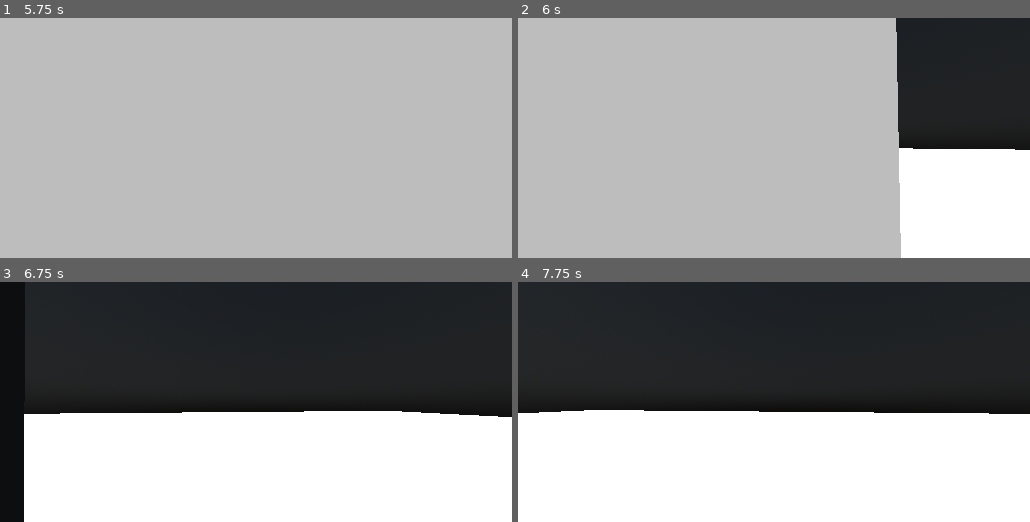
Above: before the commit, frames 1-4 (two rows, left to right).
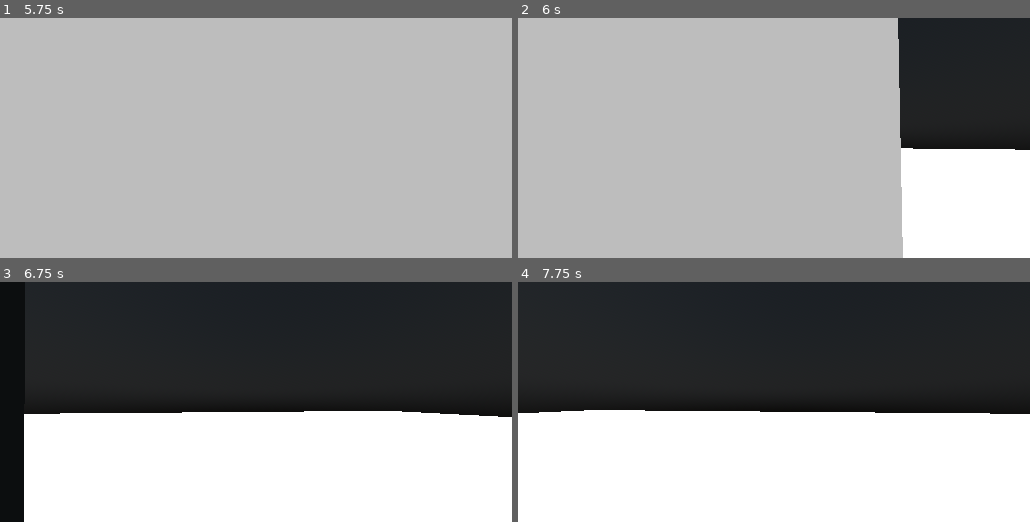
Above: after the commit, the same moments.

Repository: D7x8/Jame-Gam-28
Game: Godot game, scene res://scenes/main.tscn
Same seed, same stepped clock (60 frames per second), same inputs: the game is played once before the commit and once after it. Before the commit the project starts from res://main.tscn.
Inputs (mouse positions are in pixels of both pictures, inside the frame that each line leads up to):
- Up to frame 1 (5.75 s): move the mouse to (281, 138) at 0.52 s; hold W (forward) from 0.53 s (still down); tap E (interact) every 1.5 s from 0.6 to 5.1 s; tap Space (jump) at 0.77, 1.52, 3.02, 3.5, 3.77, 4.52, 5 s; move the mouse to (230, 138) at 1.27 s; tap Shift (sprint) at 1.35, 2.85, 4.35 s; move the mouse to (266, 133) at 2.02 s; tap Enter at 2.75, 4.25 s; move the mouse to (250, 142) at 2.77 s; move the mouse to (291, 140) at 3.52 s; move the mouse to (215, 135) at 4.27 s; move the mouse to (261, 138) at 5.02 s
- Up to frame 2 (6 s): tap Enter at 5.75 s; move the mouse to (753, 133) at 5.77 s; release W (forward) at 5.78 s; hold D (right) from 5.78 s (still down); tap Shift (sprint) at 5.85 s
- Up to frame 3 (6.75 s): tap Space (jump) at 6.02 s; move the mouse to (281, 402) at 6.52 s; release D (right) at 6.53 s; hold W (forward) from 6.53 s (still down); tap E (interact) at 6.6 s
- Up to frame 4 (7.75 s): keep holding W (forward); tap Space (jump) at 6.77, 7.52 s; move the mouse to (748, 402) at 7.27 s; tap Shift (sprint) at 7.35 s

Frame 1 is identical in both runs. In frame 2, 0.4% of the frame differs, in the area x 73-76%, y 0-100%; in frame 3, less than 0.1%; in frame 4, less than 0.1%.

Commit message:
Moving things around & test tower

Diff:
--- a/project.godot
+++ b/project.godot
@@ -11,9 +11,9 @@
 [application]
 
 config/name="Jame Gam 24"
-run/main_scene="res://main.tscn"
+run/main_scene="res://scenes/main.tscn"
 config/features=PackedStringArray("4.2", "Forward Plus")
-config/icon="res://icon.svg"
+config/icon="res://resources/icon.svg"
 
 [display]
 
--- a/main.tscn
+++ b/scenes/main.tscn
@@ -1,10 +1,11 @@
-[gd_scene load_steps=11 format=3 uid="uid://cityhmurcx2b8"]
+[gd_scene load_steps=12 format=3 uid="uid://cityhmurcx2b8"]
 
-[ext_resource type="PackedScene" uid="uid://da6p7xugiti5x" path="res://player.tscn" id="1_f4pid"]
-[ext_resource type="Material" uid="uid://bb43ngplsfis2" path="res://addons/flexible_toon_shader/FlexibleToonMaterial.tres" id="2_g7k4f"]
+[ext_resource type="PackedScene" uid="uid://da6p7xugiti5x" path="res://scenes/player.tscn" id="1_oicmh"]
+[ext_resource type="Material" uid="uid://bb43ngplsfis2" path="res://addons/flexible_toon_shader/FlexibleToonMaterial.tres" id="2_lvjju"]
+[ext_resource type="PackedScene" uid="uid://b5cllyobt01b6" path="res://scenes/test_tower.tscn" id="3_4yqrl"]
 
 [sub_resource type="PlaneMesh" id="PlaneMesh_cblll"]
-material = ExtResource("2_g7k4f")
+material = ExtResource("2_lvjju")
 
 [sub_resource type="BoxShape3D" id="BoxShape3D_kjgbi"]
 size = Vector3(1, 0.013916, 1)
@@ -25,14 +26,14 @@
 [sub_resource type="CameraAttributesPractical" id="CameraAttributesPractical_iti21"]
 
 [sub_resource type="BoxMesh" id="BoxMesh_78u6r"]
-material = ExtResource("2_g7k4f")
+material = ExtResource("2_lvjju")
 
 [sub_resource type="BoxShape3D" id="BoxShape3D_qj8ow"]
 size = Vector3(1, 6.65332, 1)
 
 [node name="Main" type="Node3D"]
 
-[node name="Player" parent="." instance=ExtResource("1_f4pid")]
+[node name="Player" parent="." instance=ExtResource("1_oicmh")]
 transform = Transform3D(1, 0, 0, 0, 1, 0, 0, 0, 1, 0, 2.25268, 0)
 
 [node name="Ground" type="StaticBody3D" parent="."]
@@ -64,3 +65,5 @@
 [node name="Collider" type="CollisionShape3D" parent="Flower"]
 transform = Transform3D(3, 0, 0, 0, 3, 0, 0, 0, 3, 0, 0, 0)
 shape = SubResource("BoxShape3D_qj8ow")
+
+[node name="TestTower" parent="." instance=ExtResource("3_4yqrl")]
--- a/player.tscn
+++ b/scenes/player.tscn
@@ -1,6 +1,6 @@
 [gd_scene load_steps=5 format=3 uid="uid://da6p7xugiti5x"]
 
-[ext_resource type="Script" path="res://Player.gd" id="1_plm0u"]
+[ext_resource type="Script" path="res://scripts/Player.gd" id="1_plm0u"]
 [ext_resource type="Material" uid="uid://bb43ngplsfis2" path="res://addons/flexible_toon_shader/FlexibleToonMaterial.tres" id="2_fjjb6"]
 
 [sub_resource type="CapsuleShape3D" id="CapsuleShape3D_ioq6e"]
--- /dev/null
+++ b/scenes/test_tower.tscn
@@ -0,0 +1,15 @@
+[gd_scene load_steps=3 format=3 uid="uid://b5cllyobt01b6"]
+
+[sub_resource type="BoxMesh" id="BoxMesh_xn10s"]
+
+[sub_resource type="BoxShape3D" id="BoxShape3D_a5n4v"]
+
+[node name="TestTower" type="StaticBody3D"]
+transform = Transform3D(1, 0, 0, 0, 1, 0, 0, 0, 1, 0, 1.45209, 6.8301)
+metadata/_edit_group_ = true
+
+[node name="Mesh" type="MeshInstance3D" parent="."]
+mesh = SubResource("BoxMesh_xn10s")
+
+[node name="Collider" type="CollisionShape3D" parent="."]
+shape = SubResource("BoxShape3D_a5n4v")
Renamed: icon.svg -> resources/icon.svg
Not shown, changed: resources/icon.svg.import
Renamed: Player.gd -> scripts/Player.gd
